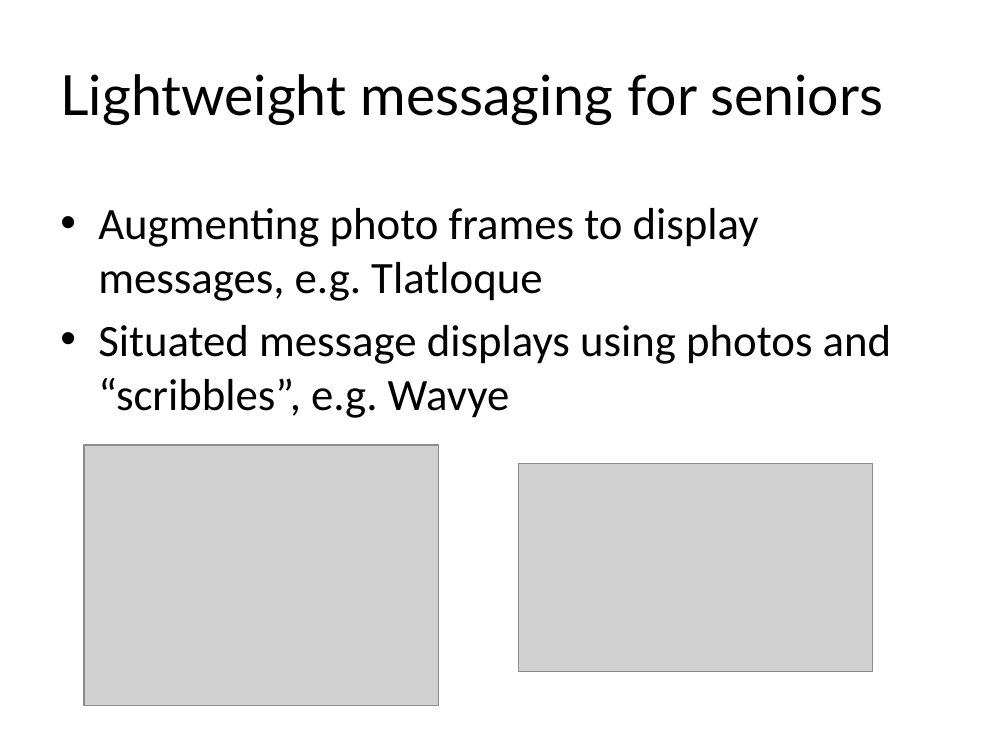
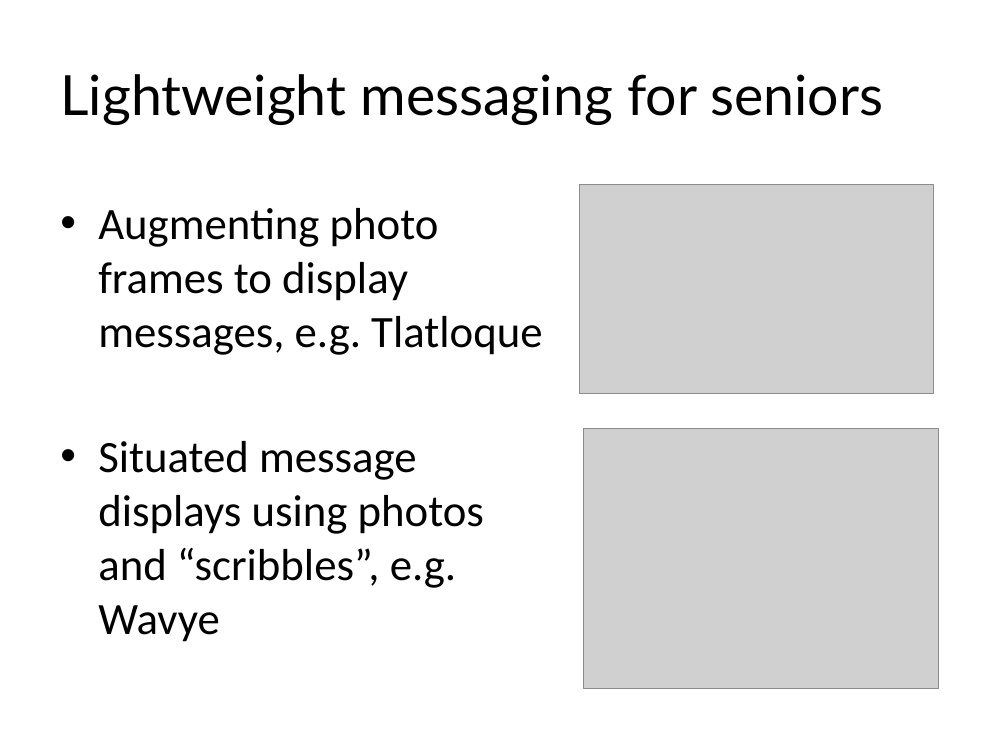
Before and after one commit to moritzg91/photo-wall, a slide deck: slide 5 of 525finalPres.pptx. Drawn at 1008x756 pixels with LibreOffice and Linux fonts; fonts in the diff are those of the drawing; grey boxes stand for pictures. Boxes give left, top, right and bottom in pixels: in the first picture for what was removed or moved away, otherwise in the second. Text is boxed around its words. In the diff, an @@ line names an element or a change of style, - is before the commit and + after.

```diff
--- a/525finalPres.pptx
+++ b/525finalPres.pptx
@@ text "Augmenting photo frames to display ..." rewrapped from (98,208,892,418) to (98,208,542,642) @@
@@ picture: place and size @@
-picture at (519,463,873,671)
+picture at (580,184,933,393)
@@ picture: place and size @@
-picture at (84,445,438,706)
+picture at (584,428,938,689)
```
Also in this commit, not shown: 1 other slide changed, 2 other files.
